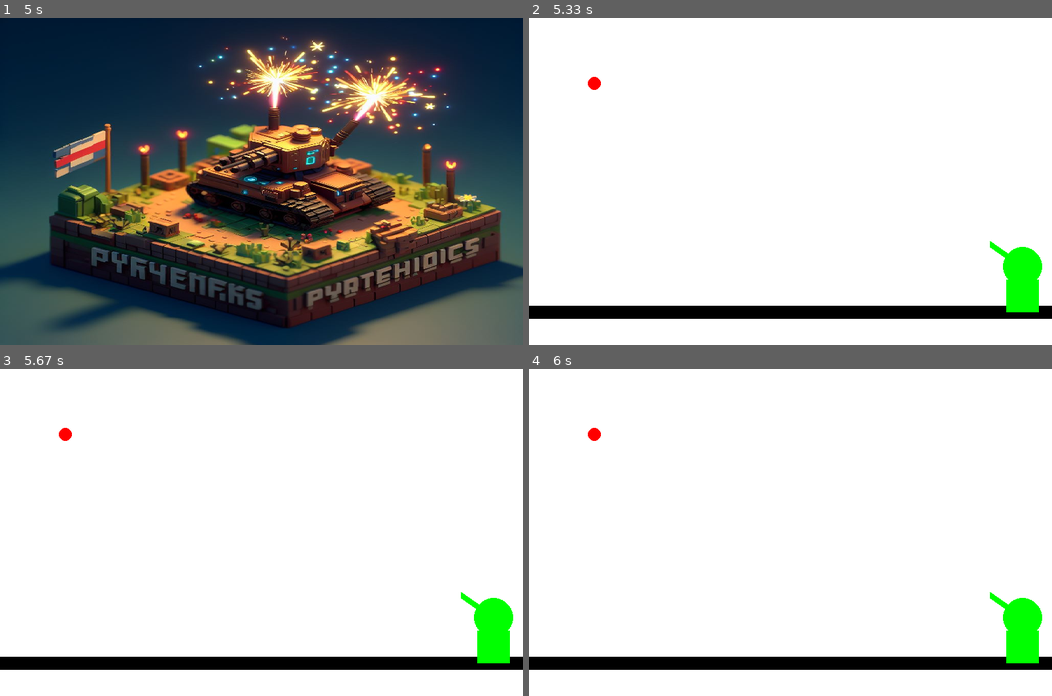
Above: before the commit, frames 1-4 (two rows, left to right).
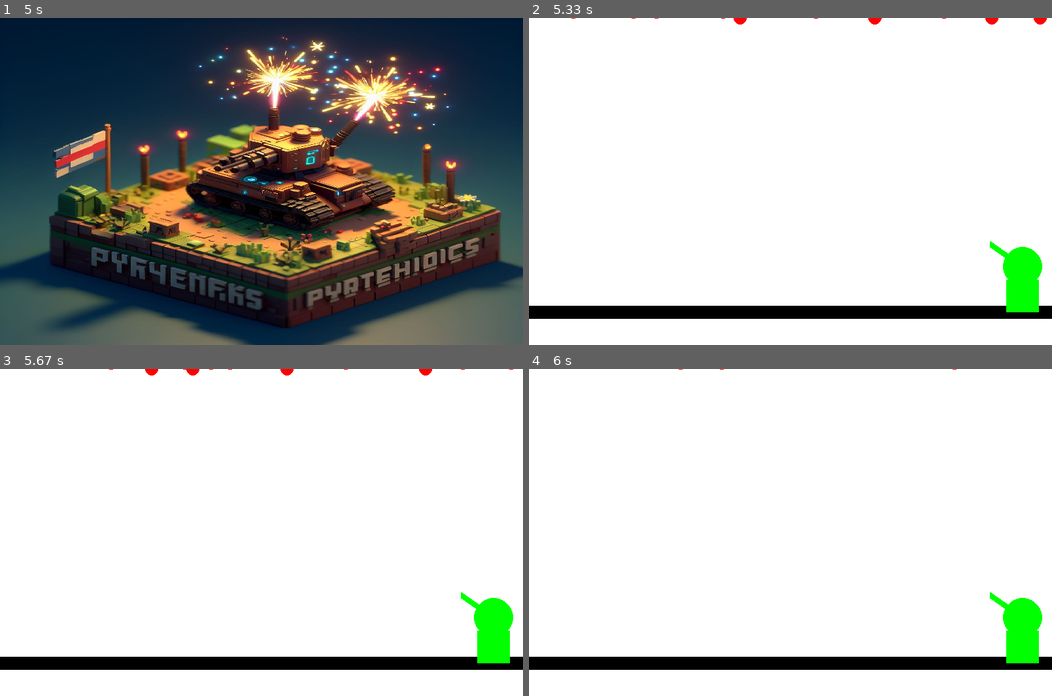
Above: after the commit, the same moments.

Repository: BapL49/projet-1---feu-d-artifices
Game: pygame game, started from main.py
Two runs of this game, one before a commit and one after it. Both use one fixed random seed, a clock stepped at 60 frames per second and the inputs below.
Inputs:
- Up to frame 1 (5 s): no input
- Up to frame 2 (5.33 s): no input
- Up to frame 3 (5.67 s): no input
- Up to frame 4 (6 s): no input

Frame 1 is identical in both runs. In frame 2, 0.2% of the frame differs, in the area x 8-99%, y 0-22%; in frame 3, 0.2%, in the area x 11-99%, y 0-22%; in frame 4, less than 0.1%.

Commit message:
class fonctionnelle mais nécessite des ajustement dans le main

Diff:
--- a/Division.py
+++ b/Division.py
@@ -3,28 +3,16 @@
 
 
 class Division:
-    def __init__(self, positionX, positionY, direction, fenetre):
+    def __init__(self, positionX, positionY):
         self.positionX = positionX
         self.positionY = positionY
-        self.position = pygame.math.Vector2((positionX, positionY))
-        self.vitesse = pygame.math.Vector2(50,50) # entier représentant la vitesse de la division
-        self.acceleration = pygame.math.Vector2(0,0)
-        self.direction = direction
+        self.vitesse = -10 # vitesse initiale vers le haut
+        self.gravity = 0.5
+        # self.direction = direction
         self.couleur = (255, 0, 0)
-        self.fenetre = fenetre
         self.circle_radius = 10
-
-        self.cercle = pygame.draw.circle(self.fenetre, self.couleur, (self.position.x, self.position.y), self.circle_radius)
-        pygame.display.update(self.cercle)
 
 
     def move(self):
-        for i in range(60):
-            self.position += self.vitesse
-            pygame.display.update(self.cercle)
-
-
-
-
-    def gravity(self):
-        pass
+        self.vitesse += self.gravity
+        self.positionY += self.vitesse
--- a/main.py
+++ b/main.py
@@ -3,6 +3,23 @@
 from pygame.locals import *
 import time
 from Division import *
+import random
+
+list_fireworks = []
+fenetre = display.set_mode((800,500))
+
+def fireworkFunction():
+    nb_clique = 0
+    nb_division = 0
+
+    for x in range(8):
+        list_fireworks.append(Division(random.randint(0, 800), 0))
+
+    for firework in list_fireworks:
+        nb_division += 1
+        pygame.draw.circle(fenetre, firework.couleur, (firework.positionX, int(firework.positionY)), firework.circle_radius)
+        firework.move()
+        pygame.display.flip()
 
 def main():
 
@@ -14,7 +31,6 @@
     ROUGE = (255, 0, 0)
     VERT = (0, 255, 0)
 
-    fenetre = display.set_mode((800,500))
     display.set_caption("Feu d'artifice")
 
 
@@ -56,11 +72,13 @@
         tourrelle_circle = pygame.draw.circle(fenetre, VERT, (circle_x, circle_y), circle_radius )
         tourrelle_canon = pygame.draw.line(fenetre, VERT, (circle_x - 50, circle_y - 35), (circle_x, circle_y), 10)
 
-        div = Division(100, 100, 10, fenetre)
         pygame.display.flip()
 
-        div.move()
+        fireworkFunction()
 
+
+
+        pygame.time.Clock().tick(30)
     pygame.quit()
 
 
